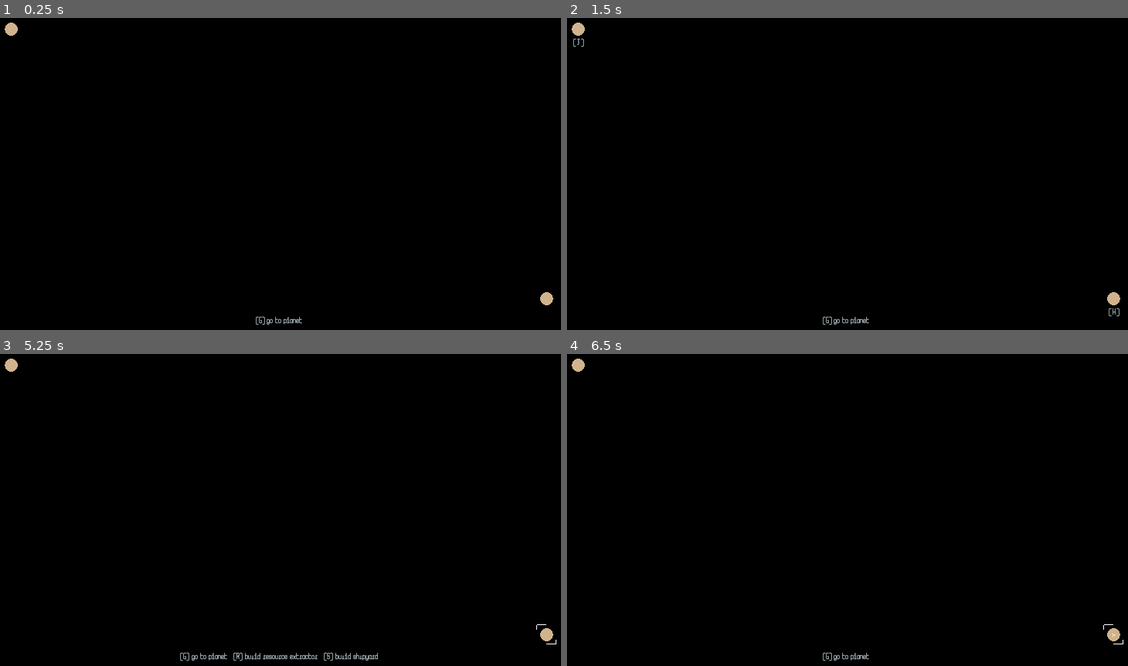
Above: before the commit, frames 1-4 (two rows, left to right).
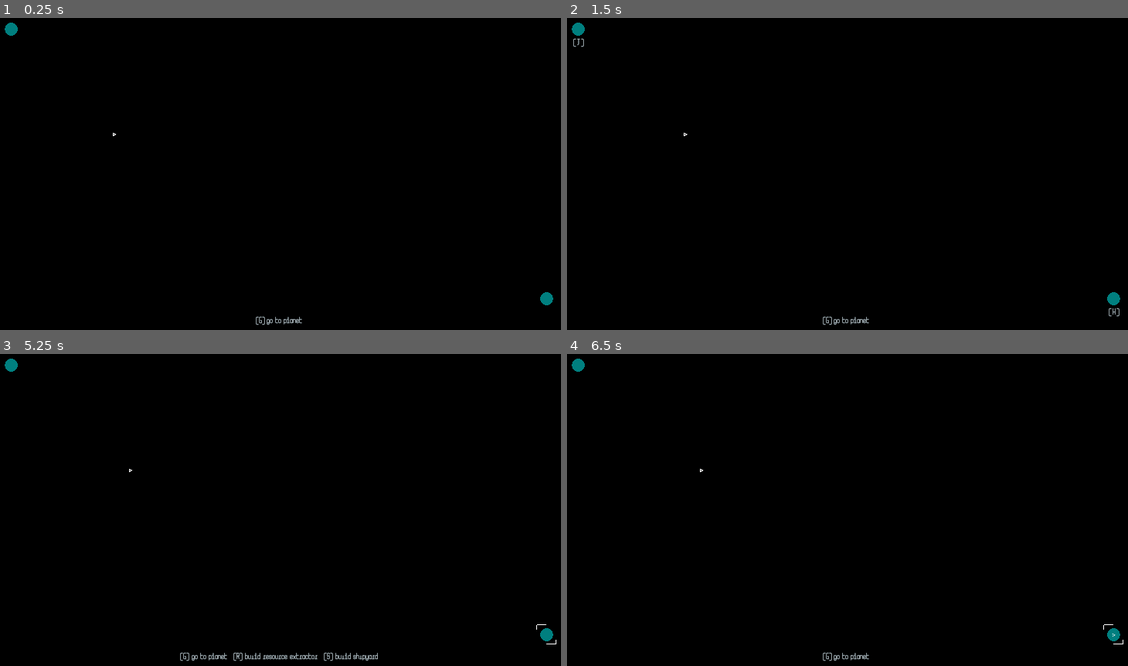
Above: after the commit, the same moments.

Repository: raffomania/aekisfour
Game: Godot game, scene res://main.tscn
Same seed, same stepped clock (60 frames per second), same inputs: the game is played once before the commit and once after it.
Inputs:
- Up to frame 1 (0.25 s): no input
- Up to frame 2 (1.5 s): tap Enter at 0.5 s; hold R (r) 0.53-1.28 s; tap G (g) at 0.6 s; tap Space at 1.25 s; tap R (r) at 1.35 s
- Up to frame 3 (5.25 s): tap S (s) at 1.55, 3.8, 4.35 s; tap Enter at 2, 3.5 s; hold S (s) 2.03-2.78 s; tap G (g) at 2.3, 2.85, 4.55 s; tap Space at 2.75, 4.25 s; tap R (r) at 3.05 s; hold R (r) 3.53-4.28 s; hold R (r) from 5.03 s (still down); tap H at 5.1 s
- Up to frame 4 (6.5 s): release R (r) at 5.78 s; tap J at 5.85 s; tap S (s) at 6.05 s

The runs differ from the first frame. In frame 1, 0.2% of the frame differs, in the area x 0-99%, y 1-93%; in frame 2, 0.2%; in frame 3, 0.2%; in frame 4, 0.2%.

Commit message:
some stuff

Diff:
--- a/main.tscn
+++ b/main.tscn
@@ -10,9 +10,9 @@
 size = Vector2( 12, 12 )
 
 [sub_resource type="MultiMesh" id=2]
-instance_count = 1
+instance_count = 5
 mesh = SubResource( 1 )
-transform_2d_array = PoolVector2Array( 1, 0, 0, 1, 0, 0 )
+transform_2d_array = PoolVector2Array( 1, 0, 0, 1, 0, 0, 1, 0, 0, 1, 0, 0, 1, 0, 0, 1, 0, 0, 1, 0, 0, 1, 0, 0, 1, 0, 0, 1, 0, 0 )
 
 [node name="main" type="Node"]
 
--- a/planet.gd
+++ b/planet.gd
@@ -16,7 +16,7 @@
 	add_to_group('planets')
 
 func _draw():
-	draw_circle(Vector2.ZERO, radius, Color.tan)
+	draw_circle(Vector2.ZERO, radius, Color.teal)
 
 	if selected:
 		var offset = radius + 10
--- a/ships.gd
+++ b/ships.gd
@@ -12,7 +12,7 @@
 func _process(dt):
 	for i in range(self.multimesh.instance_count):
 		var ship = ships[i]
-		ship.transform = ship.transform.translated(Vector2(dt * 10, 0))
+		ship.update(dt)
 		multimesh.set_instance_transform_2d(i, ship.transform)
 
 func add_ship():
@@ -25,4 +25,7 @@
 	var transform
 
 	func init():
-		transform = Transform2D()
+		transform = Transform2D().translated(Vector2(500, 500))
+
+	func update(dt):
+		transform = transform.translated(Vector2(dt * 10, 0))
